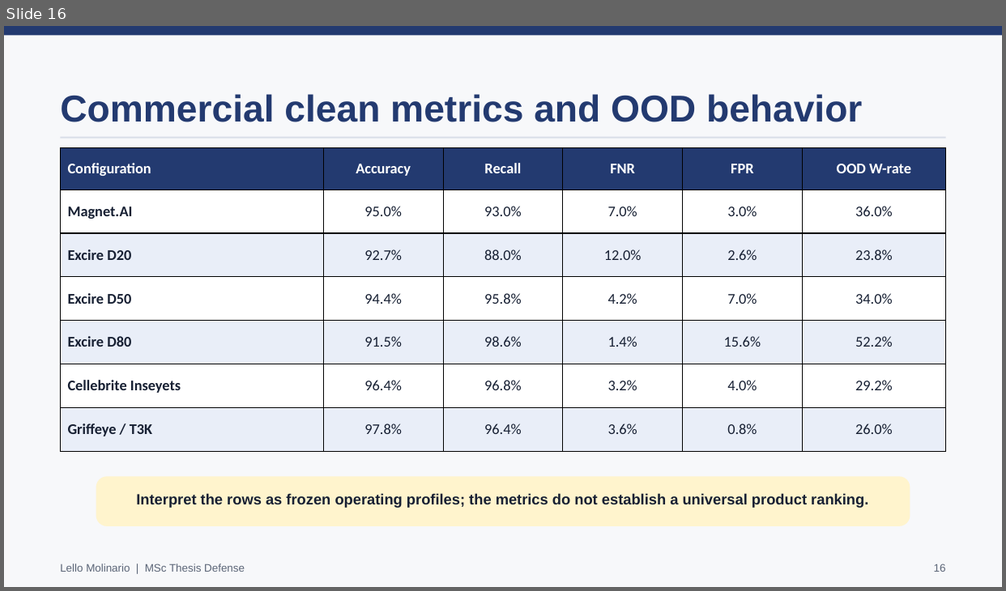
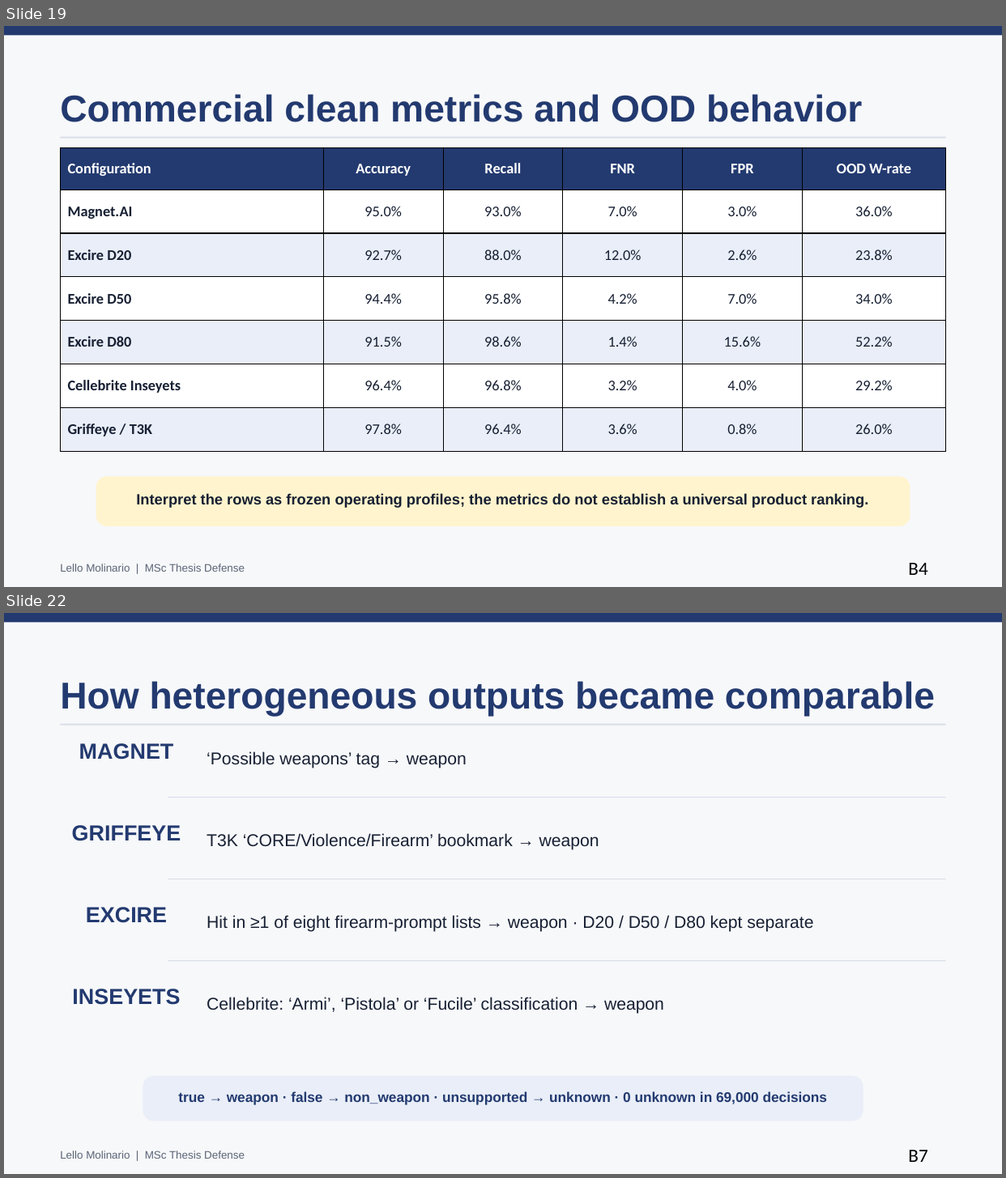
Before and after one commit to lmolinario/msc-thesis-ai-robustness-in-digital-forensics, a slide deck: docs/presentation/Molinario_Thesis_Defense_2026.pptx. Shown one above the other, each under a label of ours: slide 16 before the commit, slides 19 and 22 after it; the slides between them are not shown. The pictures are 1006x591 and 1006x1178 pixels, drawn with LibreOffice and Linux fonts; fonts in the diff are those of the drawing. Boxes give left, top, right and bottom in pixels: in the first picture for what was removed or moved away, otherwise in the second. Text is boxed around its words. In the diff, an @@ line names an element or a change of style, - is before the commit and + after.

```diff
--- a/docs/presentation/Molinario_Thesis_Defense_2026.pptx
+++ b/docs/presentation/Molinario_Thesis_Defense_2026.pptx
@@ slide 22 added at <box>4,613,1002,1174</box>, background #F7F8FA @@
@@ rectangle added at <box>4,613,1002,622</box>, fill #233A70 @@
@@ text added at <box>60,681,935,717</box>, 36 pt, text #233A70, bold @@
+How heterogeneous outputs became comparable
@@ rectangle added at <box>60,724,946,726</box>, fill #D9DEE8 @@
@@ text added at <box>79,743,174,760</box>, 21 pt, text #233A70, bold @@
+MAGNET
@@ text added at <box>206,752,467,769</box>, 16.5 pt, text #172033 @@
+‘Possible weapons’ tag → weapon
@@ rectangle added at <box>168,797,947,798</box>, fill #D9DEE8 @@
@@ text added at <box>72,825,181,841</box>, 21 pt, text #233A70, bold @@
+GRIFFEYE
@@ text added at <box>206,833,599,850</box>, 16.5 pt, text #172033 @@
+T3K ‘CORE/Violence/Firearm’ bookmark → weapon
@@ rectangle added at <box>168,879,947,879</box>, fill #D9DEE8 @@
@@ text added at <box>86,907,167,923</box>, 21 pt, text #233A70, bold @@
+EXCIRE
@@ text added at <box>206,915,813,932</box>, 16.5 pt, text #172033 @@
+Hit in ≥1 of eight firearm-prompt lists → weapon · D20 / D50 / D80 kept separate
@@ rectangle added at <box>168,961,947,962</box>, fill #D9DEE8 @@
@@ text added at <box>72,989,180,1005</box>, 21 pt, text #233A70, bold @@
+INSEYETS
@@ text added at <box>206,997,664,1014</box>, 16.5 pt, text #172033 @@
+Cellebrite: ‘Armi’, ‘Pistola’ or ‘Fucile’ classification → weapon
@@ rounded rectangle added at <box>143,1076,863,1122</box>, fill #E9EEF8 @@
@@ text added at <box>178,1092,828,1105</box>, 13.5 pt, text #233A70, bold @@
+true → weapon · false → non_weapon · unsupported → unknown · 0 unknown in 69,000 decisions
@@ text added at <box>60,1151,245,1159</box>, 10.5 pt, text #5B6577 @@
+Lello Molinario | MSc Thesis Defense
@@ text added at <box>908,1150,927,1162</box>, 18 pt, text #000000 @@
+B7
@@ what was slide 16 is now slide 19 @@
@@ slide 19 changed as well @@
@@ text at <box>908,563,927,575</box>: text changed; size 10.5 to 18 pt; font Arial to Calibri; text colour #5B6577 to #000000 @@
-16
+B4
```
Also in this commit, not shown: 17 other slides changed, 5 other slides added, 8 other files.
